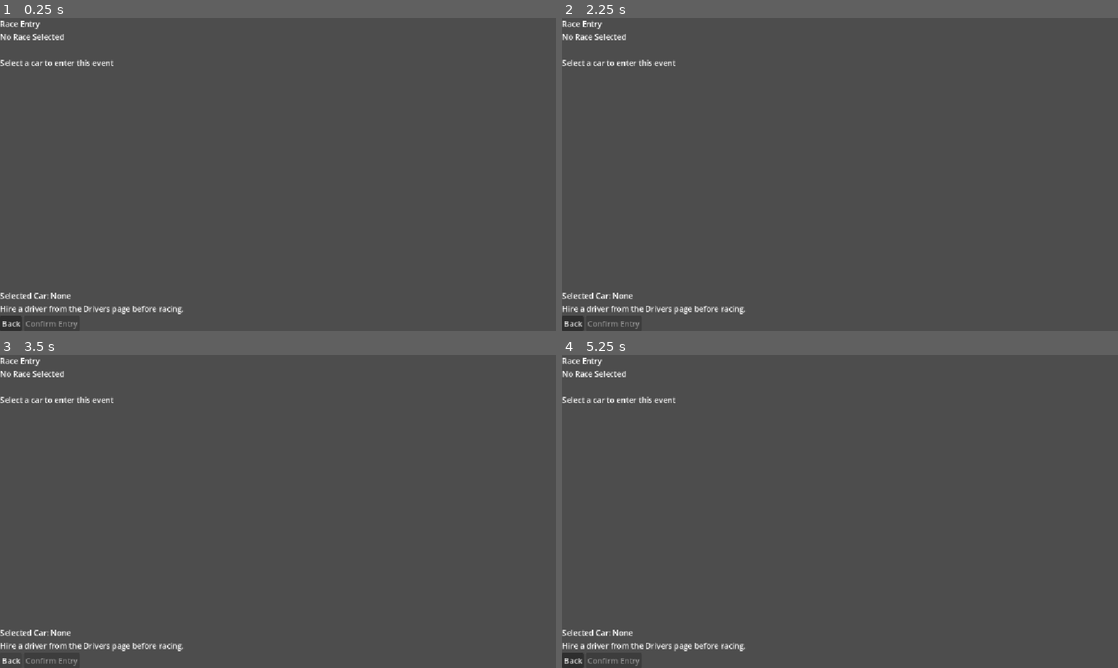
Above: before the commit, frames 1-4 (two rows, left to right).
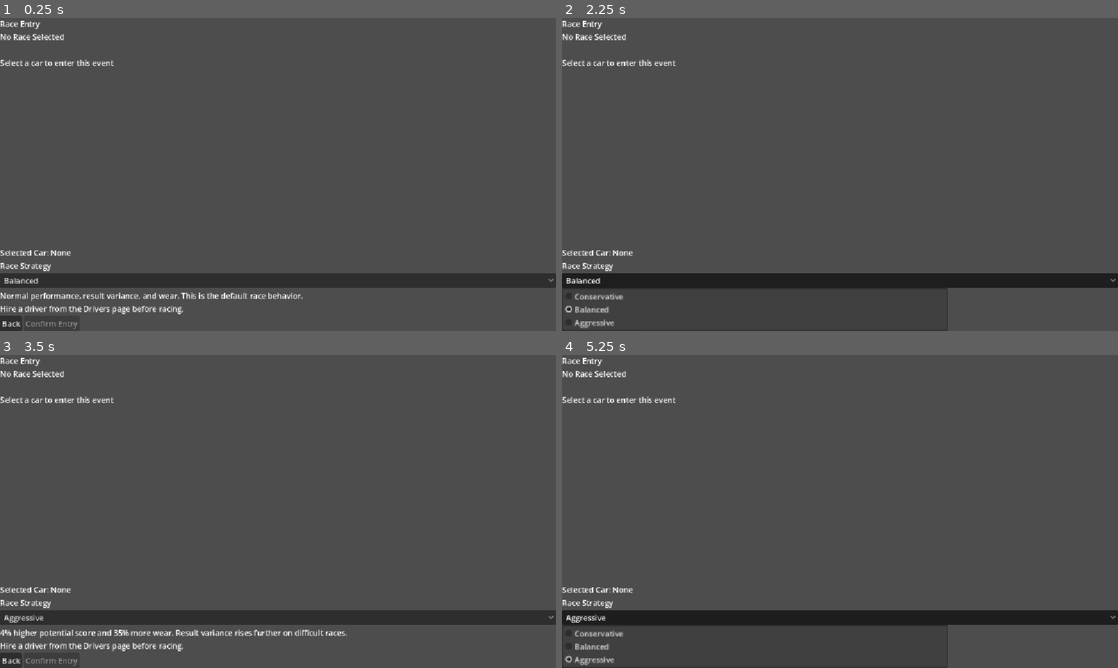
Above: after the commit, the same moments.

Repository: joeyp24/racing_manager
Game: Godot game, scene res://scenes/pages/race_entry/race_entry.tscn
Same seed, same stepped clock (60 frames per second), same inputs: the game is played once before the commit and once after it. This scene is started directly instead of the project's main scene.
Inputs (mouse positions are in pixels of both pictures, inside the frame that each line leads up to):
- Up to frame 1 (0.25 s): no input
- Up to frame 2 (2.25 s): click (840, 280) at 0.5 s, where only the run after the commit has a clickable "Balanced"; click (840, 280) at 1.25 s, where only the run after the commit has a clickable "Balanced"; click (840, 280) at 2 s, where only the run after the commit has a clickable "Balanced"
- Up to frame 3 (3.5 s): click "Back" at 2.75 s
- Up to frame 4 (5.25 s): click (840, 617) at 3.5 s, where only the run after the commit has a clickable "Aggressive"; click (840, 617) at 4.25 s, where only the run after the commit has a clickable "Aggressive"; click (840, 617) at 5 s, where only the run after the commit has a clickable "Aggressive"

The runs differ from the first frame. In frame 1, 5.5% of the frame differs, in the area x 0-100%, y 74-91%; in frame 2, 6.2%; in frame 3, 5.6%; in frame 4, 6.2%, in the area x 0-100%, y 74-100%.

Commit message:
Add selectable race strategies

Diff:
--- a/autoload/race_manager.gd
+++ b/autoload/race_manager.gd
@@ -25,6 +25,28 @@
 	7500,
 	5000
 ]
+
+const DEFAULT_STRATEGY := "balanced"
+const RACE_STRATEGIES: Dictionary = {
+	"conservative": {
+		"name": "Conservative",
+		"performance_modifier": 0.97,
+		"variance_modifier": 0.70,
+		"wear_modifier": 0.75
+	},
+	"balanced": {
+		"name": "Balanced",
+		"performance_modifier": 1.0,
+		"variance_modifier": 1.0,
+		"wear_modifier": 1.0
+	},
+	"aggressive": {
+		"name": "Aggressive",
+		"performance_modifier": 1.04,
+		"variance_modifier": 1.40,
+		"wear_modifier": 1.35
+	}
+}
 
 const AI_DRIVERS: Array[Dictionary] = [
 	{
@@ -98,7 +120,8 @@
 
 func run_race(
 	selected_race: Race,
-	player_car: Car
+	player_car: Car,
+	selected_strategy: String = DEFAULT_STRATEGY
 ) -> RaceResult:
 	if selected_race == null:
 		push_error(
@@ -147,12 +170,18 @@
 	)
 
 	var result := RaceResult.new()
+	var strategy := get_strategy(selected_strategy)
 
 	result.race = selected_race
 	result.player_car = player_car
 	result.player_driver = player_driver
 	result.entry_fee = selected_race.entry_fee
 	result.driver_salary = player_driver.salary
+	result.strategy_id = normalize_strategy_id(selected_strategy)
+	result.strategy_name = str(strategy.get("name", "Balanced"))
+	result.strategy_performance_modifier = float(strategy.get("performance_modifier", 1.0))
+	result.strategy_variance_modifier = float(strategy.get("variance_modifier", 1.0))
+	result.strategy_wear_modifier = float(strategy.get("wear_modifier", 1.0))
 
 	var race_standings: Array[Dictionary] = []
 
@@ -186,7 +215,9 @@
 		"team_name": GameManager.team.team_name,
 		"score": calculate_player_score(
 			player_car,
-			player_driver
+			player_driver,
+			result.strategy_id,
+			selected_race
 		),
 		"is_player": true
 	})
@@ -229,7 +260,8 @@
 	)
 
 	result.condition_lost = calculate_condition_loss(
-		selected_race
+		selected_race,
+		result.strategy_id
 	)
 
 	result.net_earnings = (
@@ -256,8 +288,11 @@
 
 func calculate_player_score(
 	player_car: Car,
-	player_driver: Driver
+	player_driver: Driver,
+	selected_strategy: String = DEFAULT_STRATEGY,
+	selected_race: Race = null
 ) -> float:
+	var strategy := get_strategy(selected_strategy)
 	var car_performance := float(player_car.get_total_performance())
 	var team := GameManager.team
 	if team != null:
@@ -291,6 +326,10 @@
 	)
 	if team != null:
 		variance_limit = maxf(1.0, variance_limit - team.get_car_setup_variance_reduction())
+	var variance_modifier := float(strategy.get("variance_modifier", 1.0))
+	if normalize_strategy_id(selected_strategy) == "aggressive" and selected_race != null:
+		variance_modifier += float(selected_race.difficulty) / 500.0
+	variance_limit *= variance_modifier
 
 	var random_variance: float = (
 		random_number_generator.randf_range(
@@ -303,7 +342,7 @@
 		float(player_driver.aggression) * 0.03
 	)
 
-	return (
+	var total_score := (
 		performance_score
 		+ condition_score
 		+ skill_score
@@ -311,6 +350,7 @@
 		+ aggression_bonus
 		+ random_variance
 	)
+	return total_score * float(strategy.get("performance_modifier", 1.0))
 
 
 func calculate_ai_score(
@@ -402,7 +442,8 @@
 
 
 func calculate_condition_loss(
-	selected_race: Race
+	selected_race: Race,
+	selected_strategy: String = DEFAULT_STRATEGY
 ) -> int:
 	var base_wear: int = (
 		random_number_generator.randi_range(
@@ -419,12 +460,26 @@
 		float(selected_race.lap_count) / 100.0
 	)
 
-	return maxi(
+	var balanced_wear := maxi(
 		1,
 		base_wear
 		+ difficulty_wear
 		+ distance_wear
 	)
+	var wear_modifier := float(
+		get_strategy(selected_strategy).get("wear_modifier", 1.0)
+	)
+	return maxi(1, roundi(float(balanced_wear) * wear_modifier))
+
+
+func normalize_strategy_id(selected_strategy: String) -> String:
+	if RACE_STRATEGIES.has(selected_strategy):
+		return selected_strategy
+	return DEFAULT_STRATEGY
+
+
+func get_strategy(selected_strategy: String) -> Dictionary:
+	return RACE_STRATEGIES[normalize_strategy_id(selected_strategy)]
 
 
 func apply_race_effects(
--- a/resources/races/race_result.gd
+++ b/resources/races/race_result.gd
@@ -30,4 +30,10 @@
 var mileage_added: int = 0
 var condition_lost: int = 0
 
+var strategy_id: String = "balanced"
+var strategy_name: String = "Balanced"
+var strategy_performance_modifier: float = 1.0
+var strategy_variance_modifier: float = 1.0
+var strategy_wear_modifier: float = 1.0
+
 var standings: Array[Dictionary] = []
--- a/scenes/pages/race_entry/race_entry.gd
+++ b/scenes/pages/race_entry/race_entry.gd
@@ -8,11 +8,14 @@
 @onready var race_details_label: Label = %race_details_label
 @onready var cars_container: GridContainer = %cars_container
 @onready var selected_car_label: Label = %selected_car_label
+@onready var strategy_selector: OptionButton = %strategy_selector
+@onready var strategy_preview_label: Label = %strategy_preview_label
 @onready var status_label: Label = %status_label
 @onready var back_button: Button = %back_button
 @onready var confirm_button: Button = %confirm_button
 
 var selected_car: Car = null
+var selected_strategy: String = RaceManager.DEFAULT_STRATEGY
 var car_option_nodes: Array[RaceCarOption] = []
 
 
@@ -24,11 +27,40 @@
 	confirm_button.pressed.connect(
 		_on_confirm_button_pressed
 	)
+	strategy_selector.item_selected.connect(
+		_on_strategy_selected
+	)
 
 	confirm_button.disabled = true
 
 	show_race_information()
+	setup_strategy_selector()
 	create_car_options()
+
+
+func setup_strategy_selector() -> void:
+	strategy_selector.clear()
+	for strategy_id in ["conservative", "balanced", "aggressive"]:
+		var strategy: Dictionary = RaceManager.get_strategy(strategy_id)
+		strategy_selector.add_item(str(strategy.get("name", strategy_id.capitalize())))
+		strategy_selector.set_item_metadata(strategy_selector.item_count - 1, strategy_id)
+	strategy_selector.select(1)
+	update_strategy_preview()
+
+
+func _on_strategy_selected(index: int) -> void:
+	selected_strategy = str(strategy_selector.get_item_metadata(index))
+	update_strategy_preview()
+
+
+func update_strategy_preview() -> void:
+	match selected_strategy:
+		"conservative":
+			strategy_preview_label.text = "Lower result variance and 25% less wear, with a 3% performance penalty. Best for consistent drivers or fragile cars."
+		"aggressive":
+			strategy_preview_label.text = "4% higher potential score and 35% more wear. Result variance rises further on difficult races."
+		_:
+			strategy_preview_label.text = "Normal performance, result variance, and wear. This is the default race behavior."
 
 
 func show_race_information() -> void:
@@ -193,7 +225,8 @@
 
 	var race_result: RaceResult = RaceManager.run_race(
 		selected_race,
-		selected_car
+		selected_car,
+		selected_strategy
 	)
 
 	if race_result == null:
--- a/scenes/pages/race_entry/race_entry.tscn
+++ b/scenes/pages/race_entry/race_entry.tscn
@@ -55,6 +55,19 @@
 layout_mode = 2
 text = "Selected Car: None"
 
+[node name="strategy_title_label" type="Label" parent="margin_container/race_entry_container"]
+layout_mode = 2
+text = "Race Strategy"
+
+[node name="strategy_selector" type="OptionButton" parent="margin_container/race_entry_container"]
+unique_name_in_owner = true
+layout_mode = 2
+
+[node name="strategy_preview_label" type="Label" parent="margin_container/race_entry_container"]
+unique_name_in_owner = true
+layout_mode = 2
+autowrap_mode = 3
+
 [node name="status_label" type="Label" parent="margin_container/race_entry_container" unique_id=1593441103]
 unique_name_in_owner = true
 layout_mode = 2
--- a/scenes/pages/race_results/race_results.gd
+++ b/scenes/pages/race_results/race_results.gd
@@ -127,16 +127,29 @@
 
 	return (
 		"Car Effects\n\n"
+		+ "Strategy: %s\n"
+		+ "Performance: %s | Variance: %s | Wear: %s\n"
 		+ "Mileage Added: +%s\n"
 		+ "Condition Lost: -%d%%\n"
 		+ "Current Mileage: %s\n"
 		+ "Current Condition: %d%%"
 	) % [
+		result.strategy_name,
+		format_modifier(result.strategy_performance_modifier),
+		format_modifier(result.strategy_variance_modifier),
+		format_modifier(result.strategy_wear_modifier),
 		format_number(result.mileage_added),
 		result.condition_lost,
 		format_number(current_mileage),
 		current_condition
 	]
+
+
+func format_modifier(modifier: float) -> String:
+	var percent := roundi((modifier - 1.0) * 100.0)
+	if percent > 0:
+		return "+%d%%" % percent
+	return "%d%%" % percent
 
 
 func format_position(position: int) -> String:
